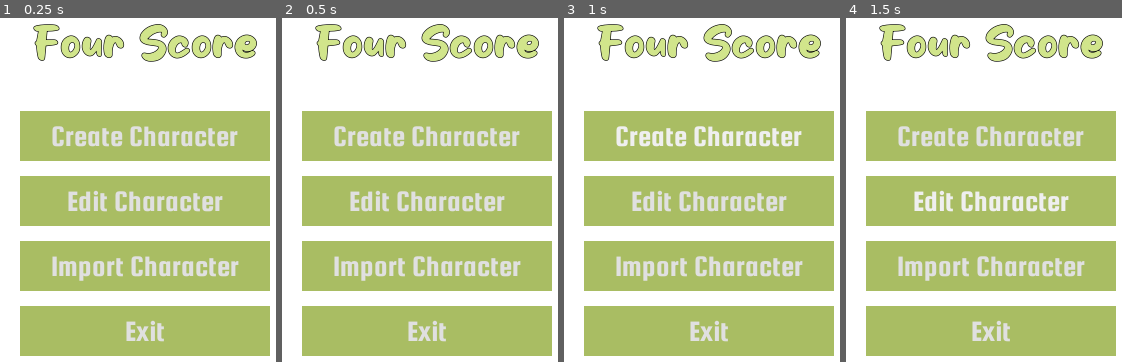
Above: before the commit, frames 1-4 (left to right).
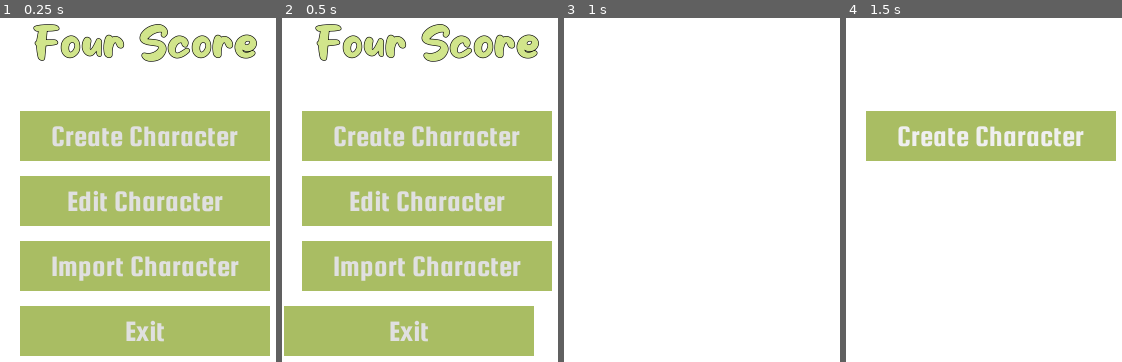
Above: after the commit, the same moments.

Repository: wamiqurrehman093/four_score
Game: Godot game, scene res://source/Main/Main.tscn
Two runs of this game, one before a commit and one after it. Both use one fixed random seed, a clock stepped at 60 frames per second and the inputs below. Before the commit the project has no main scene; this scene is started directly in both runs.
Inputs (mouse positions are in pixels of both pictures, inside the frame that each line leads up to):
- Up to frame 1 (0.25 s): no input
- Up to frame 2 (0.5 s): no input
- Up to frame 3 (1 s): click "Create Character" at 0.5 s
- Up to frame 4 (1.5 s): click (992, 200) at 1.25 s, where only the run before the commit has a clickable "Edit Character"

Frame 1 is identical in both runs. In frame 2, 2.6% of the frame differs, in the area x 0-98%, y 83-99%; in frame 3, 55%, in the area x 7-98%, y 1-99%; in frame 4, 42%.

Commit message:
Main Menu UI Animations

Diff:
--- a/project.godot
+++ b/project.godot
@@ -11,6 +11,7 @@
 [application]
 
 config/name="FourScore"
+run/main_scene="res://source/Main/Main.tscn"
 config/icon="res://icon.png"
 
 [display]
--- /dev/null
+++ b/source/Main/Main.gd
@@ -0,0 +1 @@
+extends Node2D
--- a/source/Main/Main.tscn
+++ b/source/Main/Main.tscn
@@ -1,7 +1,9 @@
-[gd_scene load_steps=11 format=2]
+[gd_scene load_steps=15 format=2]
 
 [ext_resource path="res://assets/fonts/squada_one/SquadaOneRegular.ttf" type="DynamicFontData" id=1]
 [ext_resource path="res://assets/fonts/milky_honey/MilkyHoney.ttf" type="DynamicFontData" id=2]
+[ext_resource path="res://source/Main/Main.gd" type="Script" id=3]
+[ext_resource path="res://source/Main/Menu.gd" type="Script" id=4]
 
 [sub_resource type="DynamicFont" id=4]
 size = 72
@@ -38,18 +40,148 @@
 Button/styles/normal = SubResource( 3 )
 Button/styles/pressed = SubResource( 8 )
 
+[sub_resource type="Animation" id=9]
+length = 0.001
+tracks/0/type = "value"
+tracks/0/path = NodePath("Heading:rect_position")
+tracks/0/interp = 1
+tracks/0/loop_wrap = true
+tracks/0/imported = false
+tracks/0/enabled = true
+tracks/0/keys = {
+"times": PoolRealArray( 0 ),
+"transitions": PoolRealArray( 1 ),
+"update": 0,
+"values": [ Vector2( 32, 92 ) ]
+}
+tracks/1/type = "value"
+tracks/1/path = NodePath("Buttons/Create:rect_position")
+tracks/1/interp = 1
+tracks/1/loop_wrap = true
+tracks/1/imported = false
+tracks/1/enabled = true
+tracks/1/keys = {
+"times": PoolRealArray( 0 ),
+"transitions": PoolRealArray( 1 ),
+"update": 0,
+"values": [ Vector2( 0, 0 ) ]
+}
+tracks/2/type = "value"
+tracks/2/path = NodePath("Buttons/Edit:rect_position")
+tracks/2/interp = 1
+tracks/2/loop_wrap = true
+tracks/2/imported = false
+tracks/2/enabled = true
+tracks/2/keys = {
+"times": PoolRealArray( 0 ),
+"transitions": PoolRealArray( 1 ),
+"update": 0,
+"values": [ Vector2( 0, 104 ) ]
+}
+tracks/3/type = "value"
+tracks/3/path = NodePath("Buttons/Import:rect_position")
+tracks/3/interp = 1
+tracks/3/loop_wrap = true
+tracks/3/imported = false
+tracks/3/enabled = true
+tracks/3/keys = {
+"times": PoolRealArray( 0 ),
+"transitions": PoolRealArray( 1 ),
+"update": 0,
+"values": [ Vector2( 0, 208 ) ]
+}
+tracks/4/type = "value"
+tracks/4/path = NodePath("Buttons/Exit:rect_position")
+tracks/4/interp = 1
+tracks/4/loop_wrap = true
+tracks/4/imported = false
+tracks/4/enabled = true
+tracks/4/keys = {
+"times": PoolRealArray( 0 ),
+"transitions": PoolRealArray( 1 ),
+"update": 0,
+"values": [ Vector2( 0, 312 ) ]
+}
+
+[sub_resource type="Animation" id=10]
+resource_name = "toggle"
+length = 0.25
+step = 0.01
+tracks/0/type = "value"
+tracks/0/path = NodePath("Heading:rect_position")
+tracks/0/interp = 1
+tracks/0/loop_wrap = true
+tracks/0/imported = false
+tracks/0/enabled = true
+tracks/0/keys = {
+"times": PoolRealArray( 0, 0.05 ),
+"transitions": PoolRealArray( 1, 1 ),
+"update": 0,
+"values": [ Vector2( -400, 92 ), Vector2( 32, 92 ) ]
+}
+tracks/1/type = "value"
+tracks/1/path = NodePath("Buttons/Create:rect_position")
+tracks/1/interp = 1
+tracks/1/loop_wrap = true
+tracks/1/imported = false
+tracks/1/enabled = true
+tracks/1/keys = {
+"times": PoolRealArray( 0, 0.1 ),
+"transitions": PoolRealArray( 1, 1 ),
+"update": 0,
+"values": [ Vector2( -440, 0 ), Vector2( 0, 0 ) ]
+}
+tracks/2/type = "value"
+tracks/2/path = NodePath("Buttons/Edit:rect_position")
+tracks/2/interp = 1
+tracks/2/loop_wrap = true
+tracks/2/imported = false
+tracks/2/enabled = true
+tracks/2/keys = {
+"times": PoolRealArray( 0, 0.15 ),
+"transitions": PoolRealArray( 1, 1 ),
+"update": 0,
+"values": [ Vector2( -440, 104 ), Vector2( 0, 104 ) ]
+}
+tracks/3/type = "value"
+tracks/3/path = NodePath("Buttons/Import:rect_position")
+tracks/3/interp = 1
+tracks/3/loop_wrap = true
+tracks/3/imported = false
+tracks/3/enabled = true
+tracks/3/keys = {
+"times": PoolRealArray( 0, 0.2 ),
+"transitions": PoolRealArray( 1, 1 ),
+"update": 0,
+"values": [ Vector2( -440, 208 ), Vector2( 0, 208 ) ]
+}
+tracks/4/type = "value"
+tracks/4/path = NodePath("Buttons/Exit:rect_position")
+tracks/4/interp = 1
+tracks/4/loop_wrap = true
+tracks/4/imported = false
+tracks/4/enabled = true
+tracks/4/keys = {
+"times": PoolRealArray( 0, 0.25 ),
+"transitions": PoolRealArray( 1, 1 ),
+"update": 0,
+"values": [ Vector2( -440, 312 ), Vector2( 0, 312 ) ]
+}
+
 [node name="Main" type="Node2D"]
-
-[node name="CanvasLayer" type="CanvasLayer" parent="."]
-
-[node name="Background" type="ColorRect" parent="CanvasLayer"]
+script = ExtResource( 3 )
+
+[node name="Menu" type="CanvasLayer" parent="."]
+script = ExtResource( 4 )
+
+[node name="Background" type="ColorRect" parent="Menu"]
 anchor_right = 1.0
 anchor_bottom = 1.0
 __meta__ = {
 "_edit_lock_": true
 }
 
-[node name="Heading" type="Label" parent="CanvasLayer"]
+[node name="Heading" type="Label" parent="Menu"]
 margin_left = 32.0
 margin_top = 92.0
 margin_right = 432.0
@@ -61,7 +193,7 @@
 align = 1
 valign = 1
 
-[node name="Buttons" type="VBoxContainer" parent="CanvasLayer"]
+[node name="Buttons" type="VBoxContainer" parent="Menu"]
 anchor_top = 1.0
 anchor_bottom = 1.0
 margin_left = 32.0
@@ -72,29 +204,37 @@
 theme = SubResource( 2 )
 custom_constants/separation = 24
 
-[node name="1" type="Button" parent="CanvasLayer/Buttons"]
+[node name="Create" type="Button" parent="Menu/Buttons"]
 margin_right = 400.0
 margin_bottom = 80.0
 rect_min_size = Vector2( 400, 80 )
 text = "Create Character"
 
-[node name="2" type="Button" parent="CanvasLayer/Buttons"]
+[node name="Edit" type="Button" parent="Menu/Buttons"]
 margin_top = 104.0
 margin_right = 400.0
 margin_bottom = 184.0
 rect_min_size = Vector2( 400, 80 )
 text = "Edit Character"
 
-[node name="3" type="Button" parent="CanvasLayer/Buttons"]
+[node name="Import" type="Button" parent="Menu/Buttons"]
 margin_top = 208.0
 margin_right = 400.0
 margin_bottom = 288.0
 rect_min_size = Vector2( 400, 80 )
 text = "Import Character"
 
-[node name="4" type="Button" parent="CanvasLayer/Buttons"]
+[node name="Exit" type="Button" parent="Menu/Buttons"]
 margin_top = 312.0
 margin_right = 400.0
 margin_bottom = 392.0
 rect_min_size = Vector2( 400, 80 )
 text = "Exit"
+
+[node name="AnimationPlayer" type="AnimationPlayer" parent="Menu"]
+anims/RESET = SubResource( 9 )
+anims/toggle = SubResource( 10 )
+
+[node name="Tween" type="Tween" parent="Menu"]
+
+[connection signal="animation_finished" from="Menu/AnimationPlayer" to="Menu" method="_on_AnimationPlayer_animation_finished"]
--- /dev/null
+++ b/source/Main/Menu.gd
@@ -0,0 +1,37 @@
+extends CanvasLayer
+
+var command = null
+
+onready var anim_player = $AnimationPlayer
+onready var buttons = $Buttons
+onready var tween = $Tween
+
+func _ready():
+	yield(get_tree().create_timer(0.25), "timeout")
+	anim_player.play("toggle")
+	for button in buttons.get_children():
+		button.connect("pressed", self, "button_pressed", [button.name])
+		button.connect("mouse_entered", self, "mouse_hover_button", [button.name, true])
+		button.connect("mouse_exited", self, "mouse_hover_button", [button.name, false])
+
+func _on_AnimationPlayer_animation_finished(anim_name):
+	if command == "Exit":
+		get_tree().quit()
+
+func button_pressed(button_name):
+	command = button_name
+	anim_player.play_backwards("toggle")
+
+func mouse_hover_button(button_name, is_starting):
+	if buttons.has_node(button_name):
+		var start_value = 32
+		var end_value = 0
+		var duration = 0.1
+		if is_starting:
+			start_value = 0
+			end_value = 32
+		tween.interpolate_property(
+			buttons.get_node(button_name), "rect_position:x",
+			start_value, end_value, duration, Tween.TRANS_LINEAR, Tween.EASE_IN_OUT
+		)
+		tween.start()
